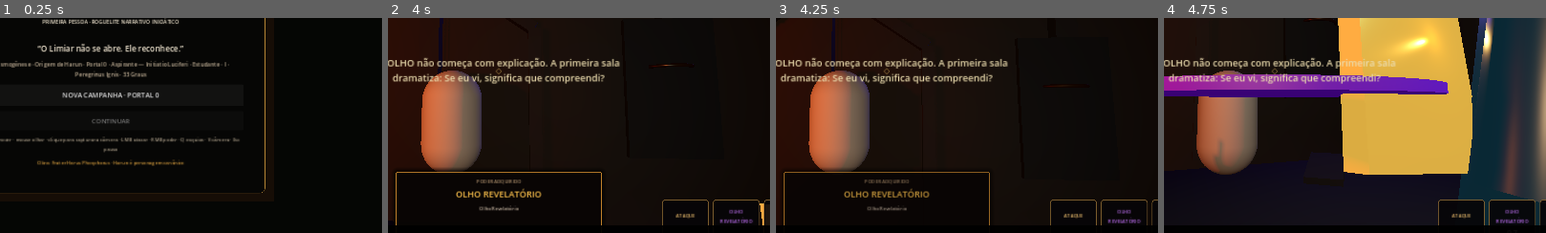
Above: before the commit, frames 1-4 (left to right).
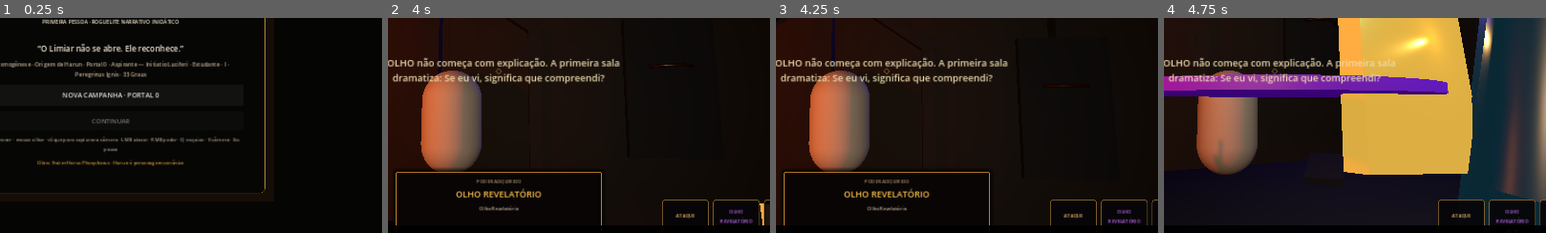
Above: after the commit, the same moments.

Repository: neuralSynapse/societaselectorum
Game: Godot game, scene res://scenes/boot/Main.tscn
Same seed, same stepped clock (60 frames per second), same inputs: the game is played once before the commit and once after it.
Inputs (mouse positions are % of the whole screen's width and height, from its top left):
- Up to frame 1 (0.25 s): no input
- Up to frame 2 (4 s): click "NOVA CAMPANHA · PORTAL 0" at 0.5 s; tap Enter (ui_accept) at 1.25, 2.75 s; move the mouse to (55, 50) at 1.27 s; hold R (instrument) 1.28-2.03 s; hold W (move_forward) from 1.28 s (still down); click (55, 50) at 1.42 s; tap Space (jump) at 1.52, 2.27, 3.77 s; right-click (55, 50) at 1.55 s; move the mouse to (45, 50) at 2.02 s; right-click (45, 50) at 2.1 s; tap R (instrument) at 2.3, 3.8 s; move the mouse to (52, 48) at 2.77 s; hold V (camera_toggle) 2.78-3.53 s; right-click (52, 48) at 3.05 s; move the mouse to (49, 52) at 3.52 s; tap C (consume) at 3.6 s; click (49, 52) at 3.67 s
- Up to frame 3 (4.25 s): keep holding W (move_forward)
- Up to frame 4 (4.75 s): keep holding W (move_forward); move the mouse to (57, 51) at 4.27 s; hold Q (dodge) from 4.28 s (still down); tap Space (jump) at 4.52 s; right-click (57, 51) at 4.55 s
The pictures show only the part of the screen within x 36-86%, y 38-88%; the shares and areas given below are measured in that part.

Frames 1-2 are identical in both runs. In frame 3, 0.6% of the frame differs, in the area x 2-56%, y 71-97%; in frame 4, nothing differs.

Commit message:
feat: explain every acquired reward in combat HUD

Diff:
--- a/game/chronica-harun/scripts/ui/HUDController.gd
+++ b/game/chronica-harun/scripts/ui/HUDController.gd
@@ -175,11 +175,112 @@
     acquired_description.text = description if not description.is_empty() else "A vontade encontra uma nova forma."
     acquired_panel.modulate = Color(1, 1, 1, 0)
     acquired_panel.visible = true
-    acquired_hide_timer = 4.2
+    var readable_time := maxf(4.2, NarratorDirector.estimate_duration(acquired_description.text) + 1.2)
+    acquired_hide_timer = readable_time
     var tween := create_tween()
     tween.tween_property(acquired_panel, "modulate:a", 1.0, 0.18)
-    tween.tween_interval(3.4)
+    tween.tween_interval(maxf(3.4, readable_time - 0.7))
     tween.tween_property(acquired_panel, "modulate:a", 0.0, 0.48)
+
+func show_acquisition(category: String, item_id: StringName, data: Dictionary = {}) -> String:
+    var row := data.duplicate(true)
+    if row.is_empty():
+        row = ContentRegistry.get_item(category, item_id)
+    var name := String(row.get("name", row.get("display_name", item_id))).replace("_", " ")
+    var explanation := _describe_acquisition(category, row)
+    var category_label := category.replace("_", " ").to_upper()
+    show_power_acquired("%s · %s" % [category_label, name], explanation)
+    push_reward("+ %s · %s" % [category_label, name.to_upper()])
+    AudioDirector.play_ui(&"power_reveal")
+    return explanation
+
+func _describe_acquisition(category: String, data: Dictionary) -> String:
+    var purpose := _acquisition_purpose(category, data)
+    var usage := _acquisition_usage(category, data)
+    return "PARA QUE SERVE · %s\nCOMO USAR · %s" % [purpose, usage]
+
+func _acquisition_purpose(category: String, data: Dictionary) -> String:
+    var effect_id := String(data.get("effect_id", data.get("effect", {}).get("effect_id", "")))
+    var summary := String(data.get("effect_text", data.get("codex", {}).get("summary", "")))
+    match category:
+        "tarot":
+            return _effect_purpose(effect_id, summary)
+        "pharmaka":
+            var benefit := String(data.get("benefit", data.get("effect", {}).get("benefit", "efeito desconhecido"))).replace("_", " ")
+            var magnitude := int(data.get("magnitude", data.get("effect", {}).get("magnitude", 0)))
+            var side := String(data.get("side_effect", data.get("effect", {}).get("side_effect", "none"))).replace("_", " ")
+            var text := "gera %s" % benefit
+            if magnitude > 0:
+                text += " com intensidade %d" % magnitude
+            if side != "none" and not side.is_empty():
+                text += "; cobra como efeito colateral: %s" % side
+            return text
+        "instrumenta":
+            return _effect_purpose(effect_id, summary)
+        "relics":
+            return summary if not summary.is_empty() else "modifica passivamente a build durante esta run"
+        "talismans":
+            return summary if not summary.is_empty() else "altera passivamente defesa, dano ou recursos enquanto equipado"
+        "sigilla":
+            var dominion := String(data.get("dominium", "um domínio oculto")).replace("_", " ")
+            var price := String(data.get("pretium", "um preço ainda não revelado")).replace("_", " ")
+            return "vincula o domínio %s em troca de %s" % [dominion, price]
+        "daimones":
+            return summary if not summary.is_empty() else "adiciona um companheiro autônomo com uma regra própria de assistência"
+        "blessings":
+            return summary if not summary.is_empty() else "concede uma vantagem persistente durante a rota atual"
+        "curses":
+            return summary if not summary.is_empty() else "impõe uma regra adversa persistente e aumenta o risco da run"
+        "transformations":
+            return summary if not summary.is_empty() else "altera o corpo e a matriz de efeitos de Harun automaticamente"
+        "powers":
+            return summary if not summary.is_empty() else "adiciona uma nova forma ativa de poder"
+    return summary if not summary.is_empty() else "altera a build da run"
+
+func _acquisition_usage(category: String, data: Dictionary) -> String:
+    match category:
+        "tarot": return "pressione C quando o Arcano estiver equipado; é consumido no uso"
+        "pharmaka": return "pressione C; o efeito é identificado plenamente depois do primeiro consumo"
+        "instrumenta": return "pressione R; possui cargas limitadas e pode ser recarregado"
+        "relics": return "passivo; funciona automaticamente enquanto permanecer na build"
+        "talismans": return "passivo; até dois ficam equipados ao mesmo tempo"
+        "sigilla": return "vínculo passivo; o benefício e o preço entram na run imediatamente"
+        "daimones": return "automático; reage a mortes, salas, Arcana e outros gatilhos compatíveis"
+        "blessings": return "passivo; permanece ativo na rota atual"
+        "curses": return "automático; a maldição permanece até ser removida por um efeito específico"
+        "transformations": return "automático; a transformação é reconciliada com a build atual"
+        "powers": return "RMB ativa o poder selecionado e normalmente consome Foco"
+    var charges := int(data.get("charges", 0))
+    return "efeito contextual%s" % (" com %d cargas" % charges if charges > 0 else "")
+
+func _effect_purpose(effect_id: String, fallback: String) -> String:
+    var purposes := {
+        "threshold_reset":"retorna ao último limiar seguro e recupera Foco",
+        "echo_instrument":"repete o próximo efeito de Instrumentum",
+        "secret_sight":"revela passagens secretas próximas",
+        "fecundity":"cura Harun e concede Essência",
+        "command":"interrompe inimigos e cria proteção temporária",
+        "tradition":"converte conhecimento do Codex em defesa",
+        "syzygy":"funde Talisman e Instrumentum em uma combinação de build",
+        "chariot":"concede avanço rápido com breve invulnerabilidade",
+        "adjustment":"reequilibra recursos e remove efeitos adversos",
+        "hermit":"abre uma escolha oculta",
+        "fortune":"rerrola uma recompensa da sala",
+        "lust":"premia agressividade contínua por tempo limitado",
+        "suspension":"altera fase e desacelera ameaças",
+        "death":"executa alvos enfraquecidos e reduz sua pressão",
+        "art":"funde consumível e Instrumentum",
+        "devil":"troca vida máxima por aumento de dano",
+        "tower":"provoca explosão ritual e pode romper segredos",
+        "star":"revela objetivo e aumenta precisão temporariamente",
+        "moon":"revela segredo, mas acrescenta ameaça",
+        "sun":"cura, revela a sala e causa dano aos inimigos",
+        "aeon":"altera uma regra do andar",
+        "universe":"abre conexão excepcional, cura e concede Essência",
+    }
+    if purposes.has(effect_id):
+        return String(purposes[effect_id])
+    return fallback if not fallback.is_empty() else effect_id.replace("_", " ")
 
 func push_reward(text: String) -> void:
     var label := Label.new()
@@ -361,8 +462,9 @@
     for i in range(options.size()):
         var button := Button.new()
         button.text = String(options[i])
-        button.custom_minimum_size = Vector2(0, 54)
+        button.custom_minimum_size = Vector2(0, 72)
         button.add_theme_font_size_override("font_size", 16)
+        button.text_overrun_behavior = TextServer.OVERRUN_TRIM_ELLIPSIS
         button.pressed.connect(_on_choice_pressed.bind(i))
         choice_options.add_child(button)
     choice_panel.visible = true
